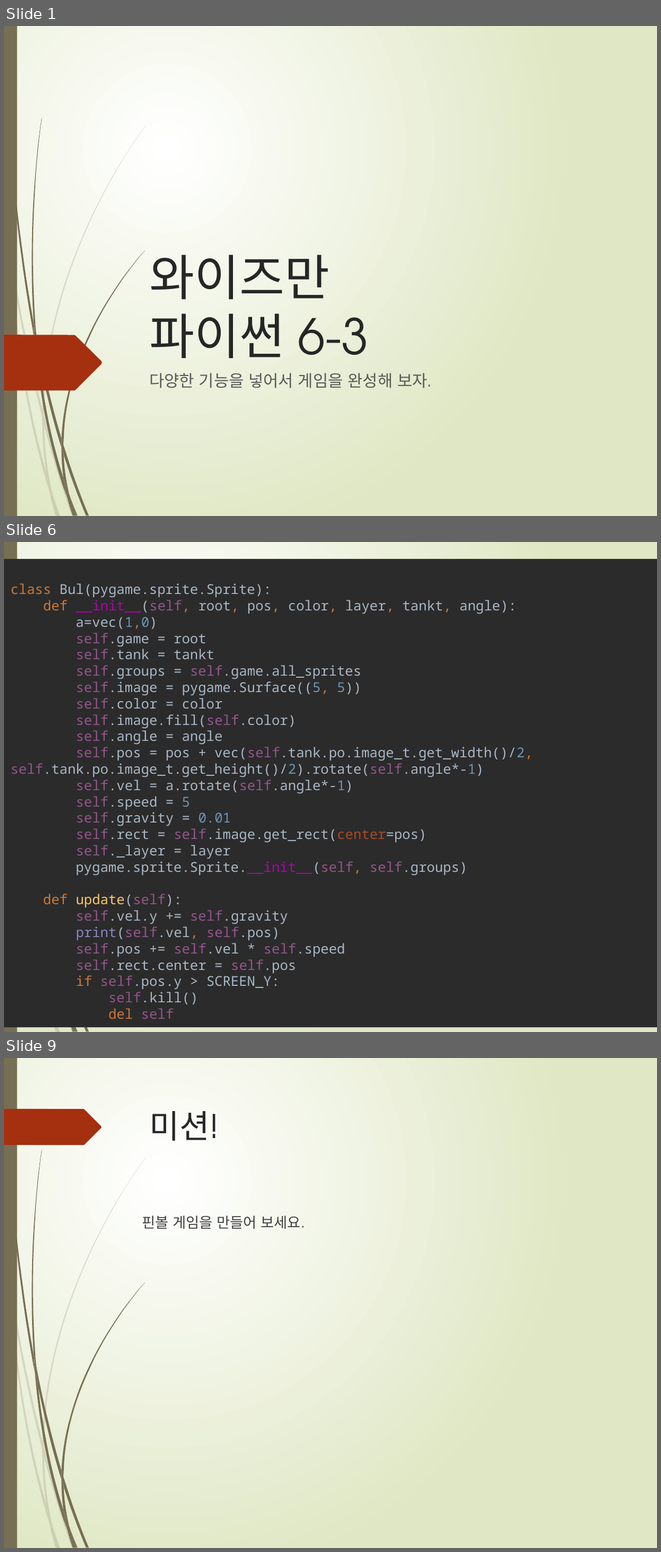
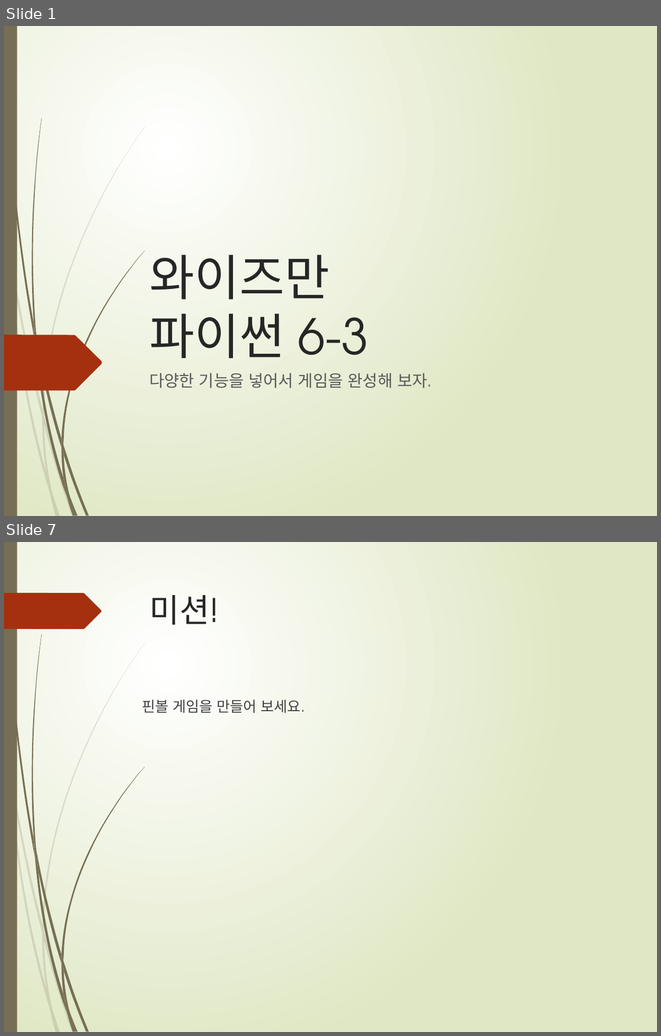
Before and after one commit to freshmea/weizman_python_class, a slide deck: textbook/파이썬6-3교시.pptx. Shown one above the other, each under a label of ours: slides 1, 6 and 9 before the commit, slides 1 and 7 after it; the slides between them are not shown. The pictures are 661x1552 and 661x1036 pixels, drawn with LibreOffice and Linux fonts; fonts in the diff are those of the drawing. Boxes give left, top, right and bottom in pixels: in the first picture for what was removed or moved away, otherwise in the second. Text is boxed around its words. In the diff, an @@ line names an element or a change of style, - is before the commit and + after.

```diff
--- a/textbook/파이썬6-3교시.pptx
+++ b/textbook/파이썬6-3교시.pptx
@@ slide 6 removed at (4, 542, 657, 1032), background gradient #FFFFFF to #DFE8C4; not listed: 12 template elements that a slide beside it also shows @@
@@ rectangle removed at (4, 559, 657, 1027) @@
-class Bul(pygame.sprite.Sprite):
-def __init__(self, root, pos, color, layer, tankt, angle):
-a=vec(1,0)
-self.game = root
-self.tank = tankt
-self.groups = self.game.all_sprites
-self.image = pygame.Surface((5, 5))
-self.color = color
-self.image.fill(self.color)
-self.angle = angle
-self.pos = pos + vec(self.tank.po.image_t.get_width()/2, self.tank.po.image_t.get_height()/2).rotate(self.angle*-1)
-self.vel = a.rotate(self.angle*-1)
-self.speed = 5
-self.gravity = 0.01
-self.rect = self.image.get_rect(center=pos)
-self._layer = layer
-pygame.sprite.Sprite.__init__(self, self.groups)
-def update(self):
-self.vel.y += self.gravity
-print(self.vel, self.pos)
-self.pos += self.vel * self.speed
-self.rect.center = self.pos
-if self.pos.y > SCREEN_Y:
-self.kill()
-del self
@@ what was slide 9 is now slide 7 @@
```
Also in this commit, not shown: 1 slide changed, 4 slides added, 5 other slides removed, 1 other file.
